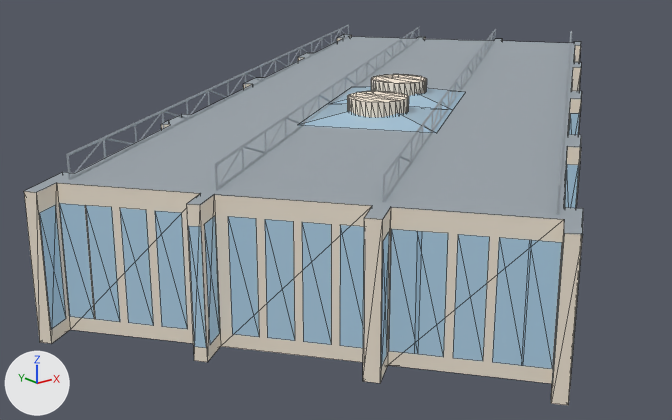
Renders of the glTF model collection/cite-des-sciences/low.glb from each side of a commit.
Camera for both pictures: a camera (50 mm lens) standing at (-210.0, -225.0, 87.0) and looking at (-24.0, 9.0, -6.0). Arrows for +X, +Y and +Z are at lower left; the lights stay in place. The first picture is the older version. Mesh edges are drawn as thin lines on the coarser meshes.

The first picture shows 'glass', 'roof', 'stone', 'trim', 'window'.
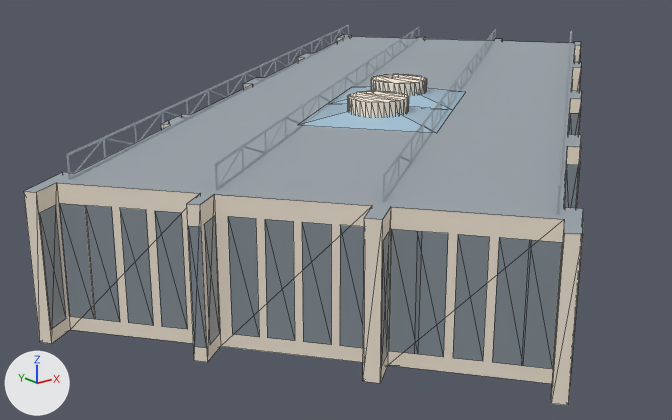
Changed parts and their boxes (x1, y1, x2, y2) in the pictures (672 x 420 px):
```json
{"object": "window", "change": "recoloured", "before": [39, 113, 580, 369], "after": [39, 113, 580, 369], "on screen": "darker"}
```

The change, as JSON lines over the scene's bpy script:
```json
{"op": "set", "path": "mat_window.base_color", "old": "(0.371, 0.552, 0.694)", "new": "(0.127, 0.191, 0.254)", "note": "blue #a4c4d9 -> blue #64798a"}
```
